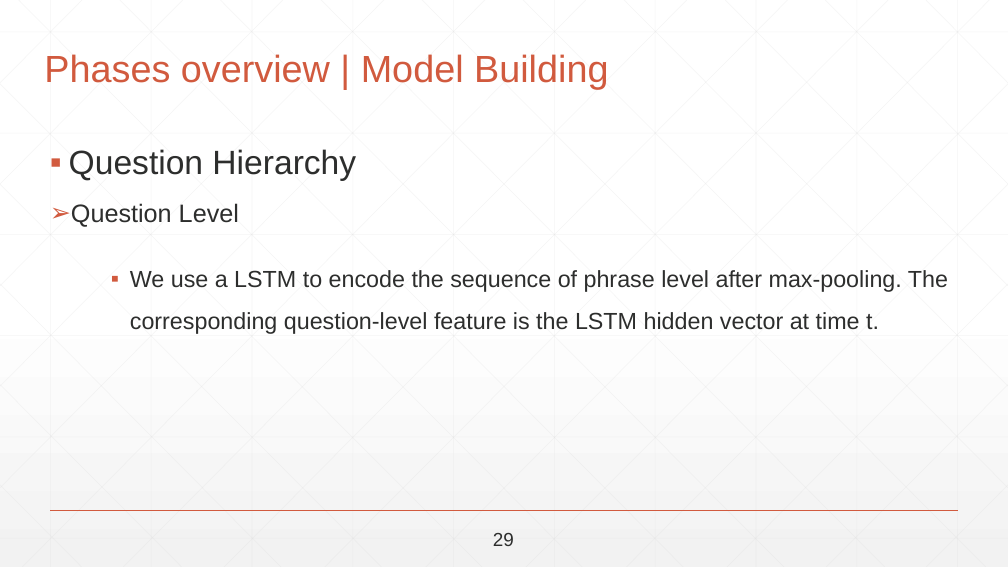
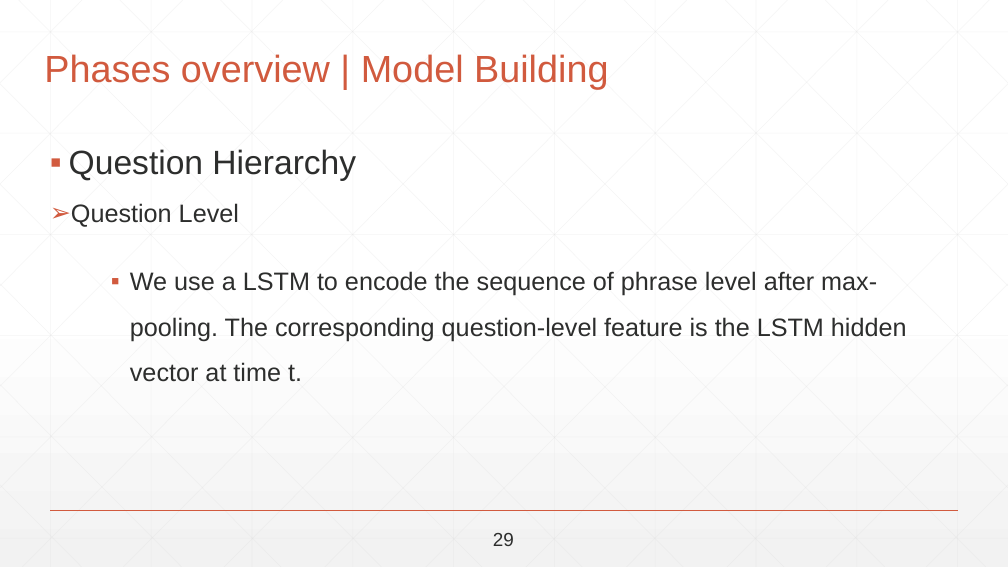
Before and after one commit to abdallahshaaban/Visual-Question-Answering, a slide deck: slide 46 of Second Seminar/Visual-QA-Second-Seminar.pptx (slide 52 before the commit). Drawn at 1008x567 pixels with LibreOffice and Linux fonts; fonts in the diff are those of the drawing. Boxes give left, top, right and bottom in pixels: in the first picture for what was removed or moved away, otherwise in the second. Text is boxed around its words. In the diff, an @@ line names an element or a change of style, - is before the commit and + after.

```diff
--- a/Second Seminar/Visual-QA-Second-Seminar.pptx
+++ b/Second Seminar/Visual-QA-Second-Seminar.pptx
@@ text "We use a LSTM to ..." at [130,271,907,382]: size 22.2 to 24 pt @@
```
Also in this commit, not shown: 4 other slides changed, 6 slides removed, 33 other files.
